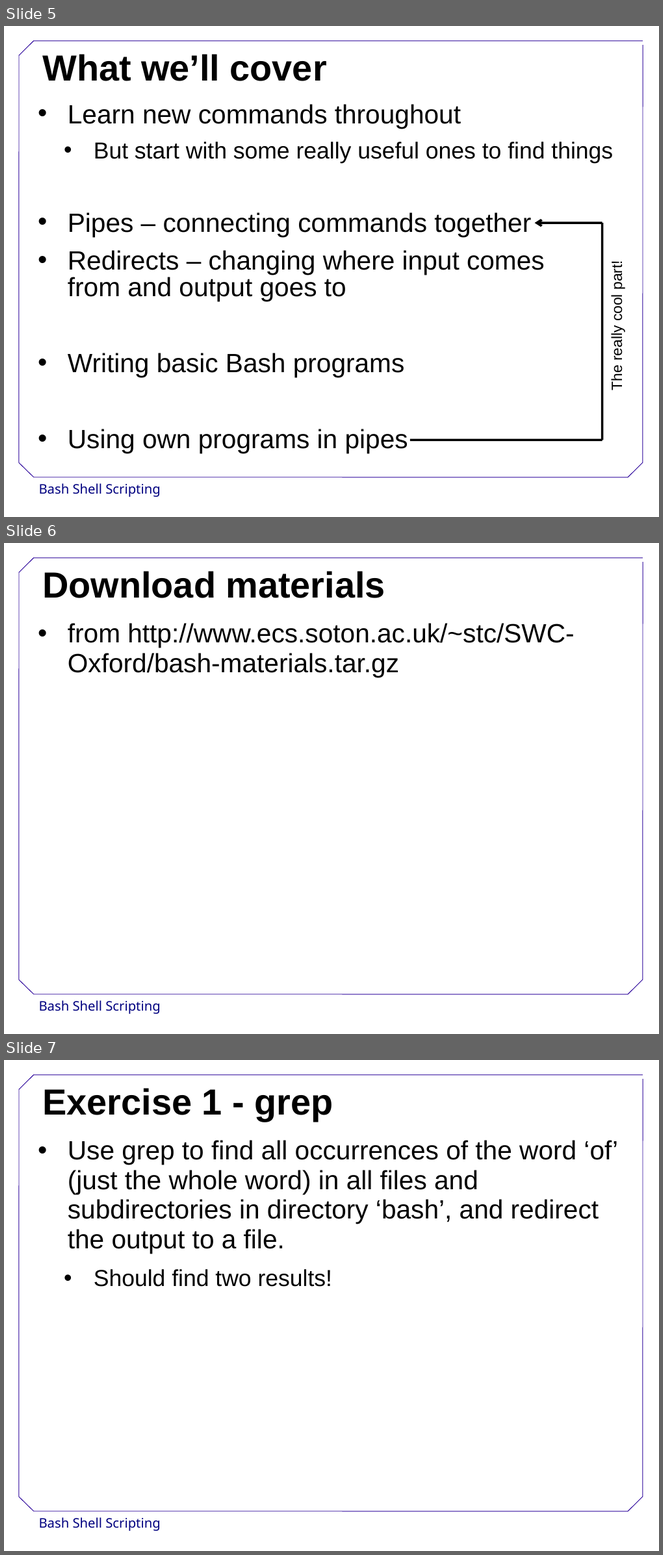
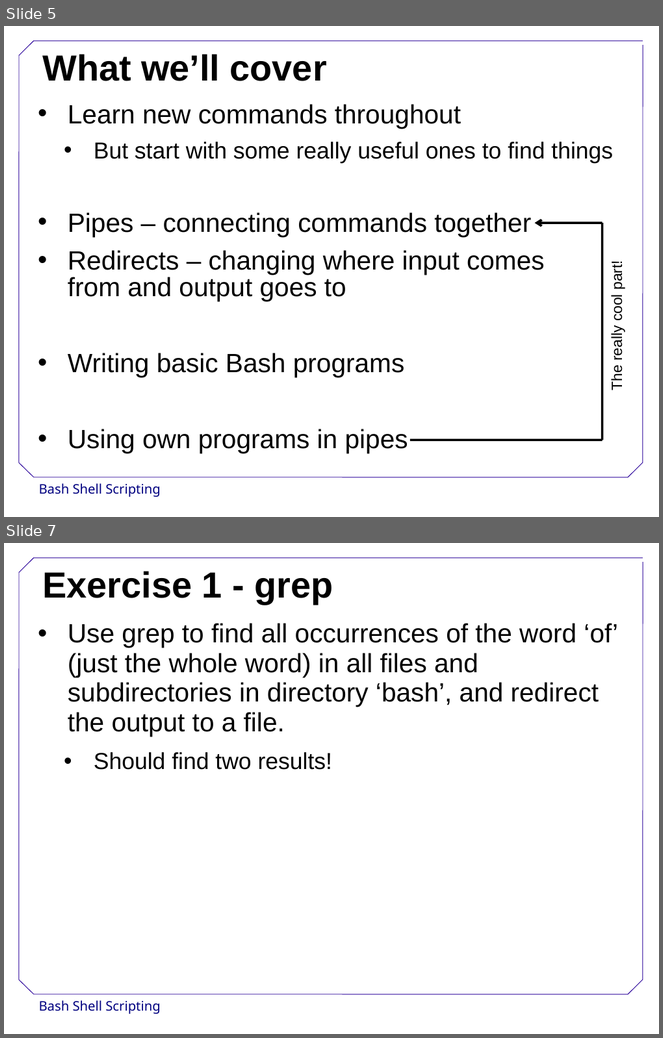
Before and after one commit to swcarpentry/DEPRECATED-boot-camps, a slide deck: shell/BashShellScripting.odp. Shown one above the other, each under a label of ours: slides 5, 6 and 7 before the commit, slides 5 and 7 after it; the slides between them are not shown. The pictures are 663x1555 and 663x1038 pixels, drawn with LibreOffice and Linux fonts; fonts in the diff are those of the drawing; background and template pictures are left out. Boxes give left, top, right and bottom in pixels: in the first picture for what was removed or moved away, otherwise in the second. Text is boxed around its words. In the diff, an @@ line names an element or a change of style, - is before the commit and + after.

Commit message:
Modified the Download Materials slide.

```diff
--- a/shell/BashShellScripting.odp
+++ b/shell/BashShellScripting.odp
@@ slide 6 removed at [4, 543, 659, 1034], background #FFFFFF; not listed: 9 template elements that a slide beside it also shows @@
@@ title removed at [42, 571, 386, 598] @@
-Download materials
@@ text removed at [68, 623, 574, 678] @@
-• from http://www.ecs.soton.ac.uk/~stc/SWC-Oxford/bash-materials.tar.gz
```
Also in this commit, not shown: 1 slide added.
